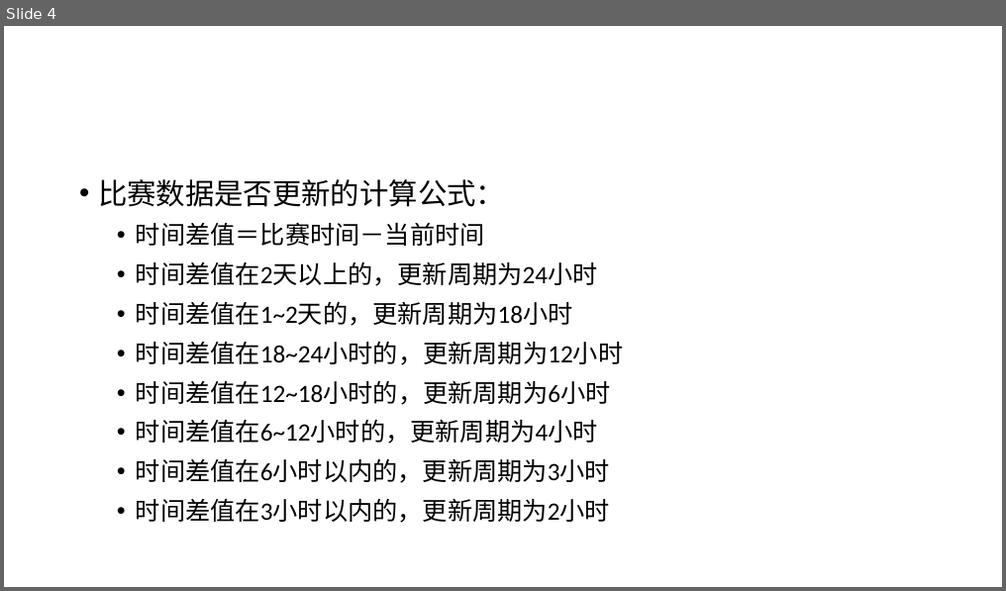
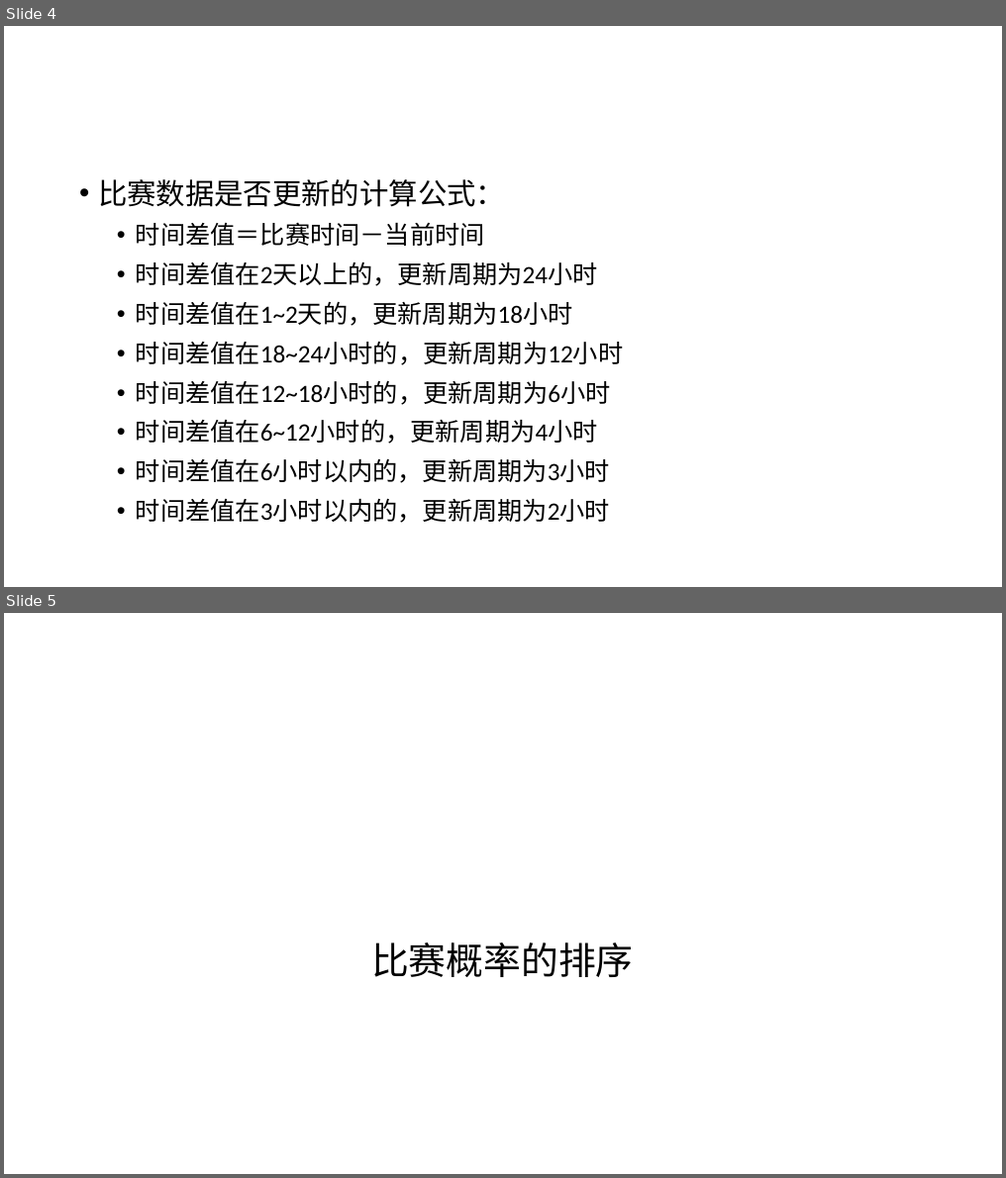
Before and after one commit to dsjzzwdy0/Soccer-web, a slide deck: 设计文档/设计图纸.pptx. Shown one above the other, each under a label of ours: slide 4 before the commit, slides 4 and 5 after it. The pictures are 1006x591 and 1006x1178 pixels, drawn with LibreOffice and Linux fonts; fonts in the diff are those of the drawing. Boxes give left, top, right and bottom in pixels: in the first picture for what was removed or moved away, otherwise in the second. Text is boxed around its words. In the diff, an @@ line names an element or a change of style, - is before the commit and + after.

```diff
--- a/设计文档/设计图纸.pptx
+++ b/设计文档/设计图纸.pptx
@@ slide 5 added at (x1=4, y1=613, x2=1002, y2=1174), background #FFFFFF @@
@@ title added at (x1=371, y1=943, x2=634, y2=977), 36 pt, text #000000 @@
+比赛概率的排序
```
Also in this commit, not shown: 15 other files.
